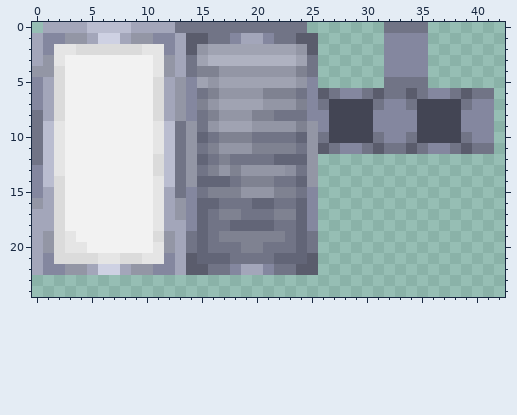
Two versions of one pixel-art sprite, src/main/resources/assets/minecraft/textures/combatify/iron_shield_base.png. Above, as it was before the edit.
The file is 64x64 pixels. Colours within 5 levels of each other are drawn and written as one. Shown: x 0..42, y 0..24.
New version:
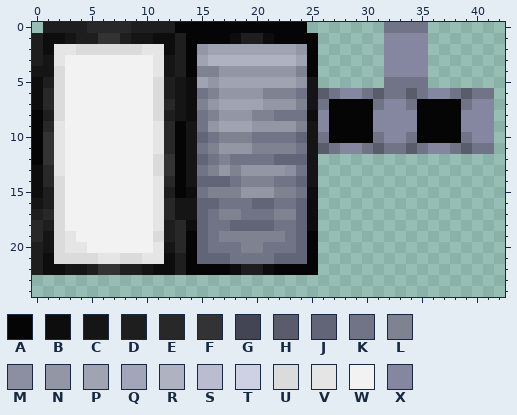
Palette (. is transparent): A #050505  B #0d0d0d  C #151515  D #1f1e1e  E #292828  F #343333  G #434554  H #5a5c6c  J #626577  K #717486  L #7f8291  M #8c8f9f  N #9396a5  P #a0a3b2  Q #a3a6ba  R #afb2c1  S #babdd0  T #ced1e3  U #dbdbdb  V #e5e5e5  W #f2f2f2  X #84879f
From old to new:
Changed rows in their new state; - is an unchanged pixel.
first column x 0:
 0 -DDDDEEEEDDDDAAAAAAAAAAAA--------------
 1 DBBCDDFFDCCBBDAAAABDDBAAAA-------------
 2 DB----------BDA----------A-------------
 3 DC----------CDA----------A-------------
 4 CC----------CDA----------A-------------
 5 BD----------DCB----------C-------------
 6 BE----------DCB----------C-------------
 7 BE----------ECB----------C-AAAA----AAAA
 8 AD----------DCB----------B-AAAA----AAAA
 9 AE----------EAC----------C-AAAA----AAAA
10 AF----------EAC----------C-AAAA----AAAA
11 AF----------EAC----------C-------------
12 AF----------FAC----------C-------------
13 BE----------FAC----------C-------------
14 BE----------EAC----------C-------------
15 BD----------DAB----------B-------------
16 CD----------ECC----------B-------------
17 DE----------ECC----------B-------------
18 ED----------DEB----------B-------------
19 EC----------DEA----------A-------------
20 DC----------CEA----------A-------------
21 DB----------BDA----------A-------------
22 DBBCCDFFDDCBBDAAAABDDBAAAA-------------
